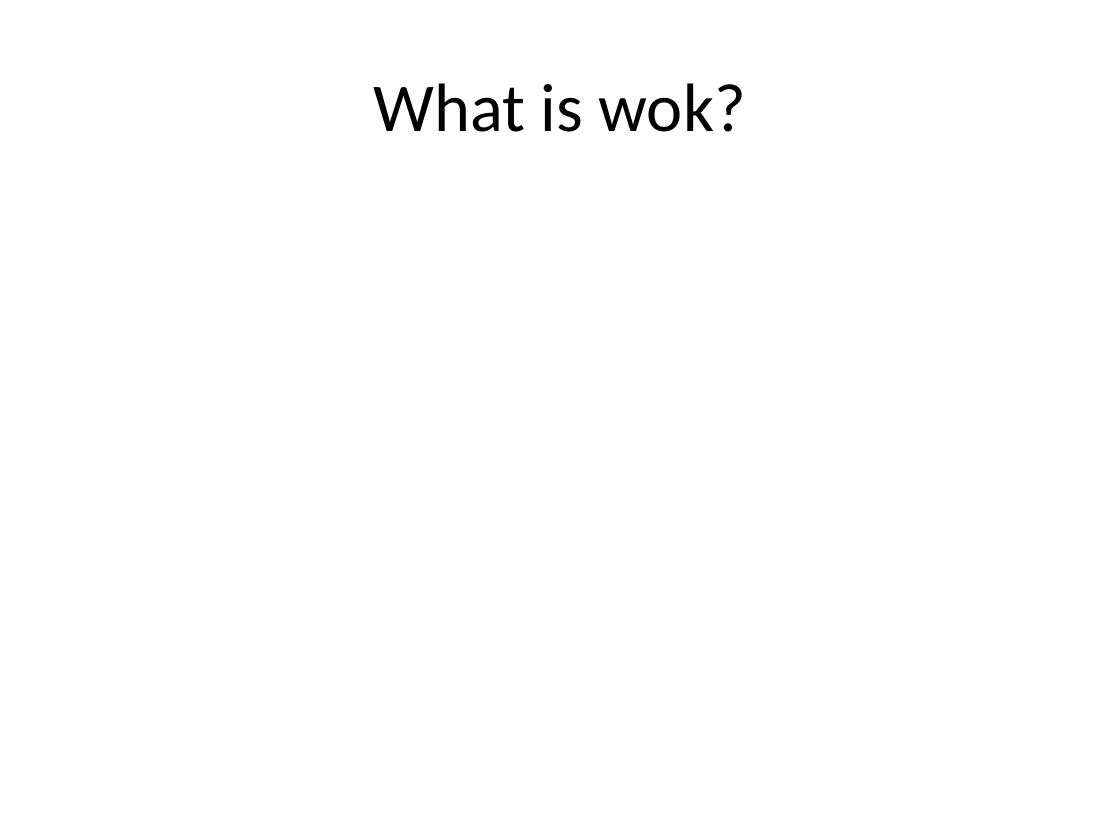
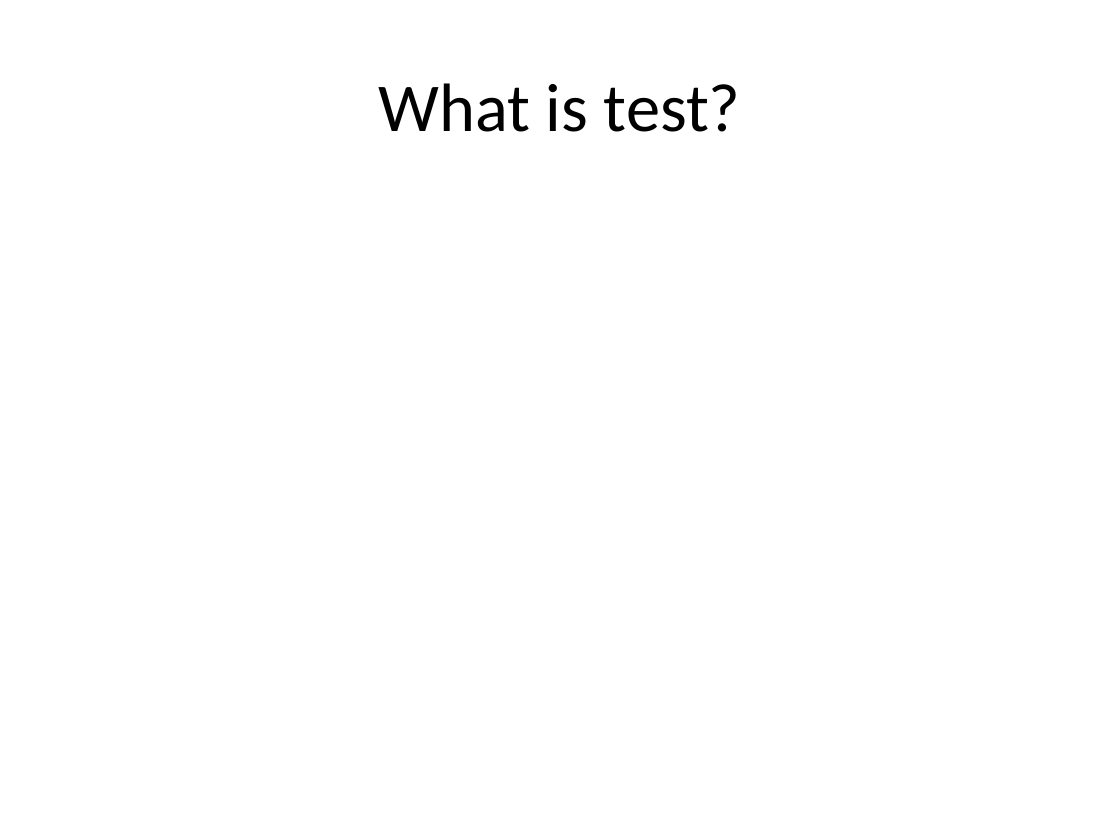
Before and after one commit to UnknownExplorerSK/presentation, a slide deck: slide 2 of Testing.pptx. Drawn at 1120x840 pixels with LibreOffice and Linux fonts; fonts in the diff are those of the drawing. Boxes give left, top, right and bottom in pixels: in the first picture for what was removed or moved away, otherwise in the second. Text is boxed around its words. In the diff, an @@ line names an element or a change of style, - is before the commit and + after.

Commit message:
presentation with ai

```diff
--- a/Testing.pptx
+++ b/Testing.pptx
@@ title at box(379, 83, 741, 132): text changed @@
-What is wok?
+What is test?
```
Also in this commit, not shown: 1 other slide changed, 1 slide added, 5 slides removed, 2 other files.
